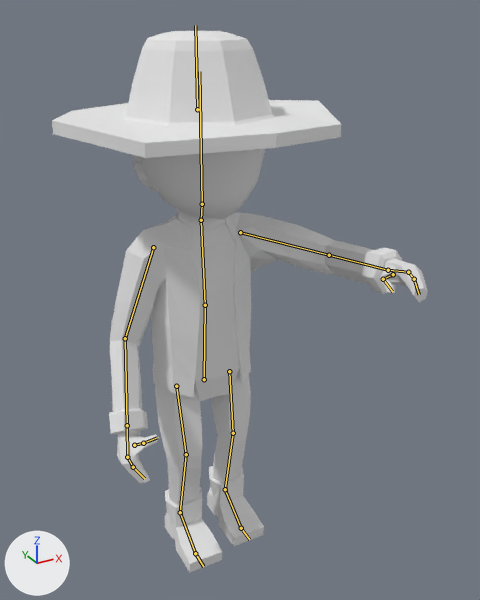
An edit to the Blender file OutofLight/Assets/Graphics/PlayerCharacter/Dave - Blend/Dave eGEN.blend, drawn before and after from the same camera.
The view is the same before and after, from a camera (50 mm lens) standing at (-0.724, -1.543, 1.553) and looking at (0.083, -0.076, 0.819). Lighting does not change. The marker at lower left points along +X, +Y and +Z. Both versions are drawn at frame 20 of the action 'Stand still'; the numbers are the values there. The bones that bend it are drawn over the model as lines.

Names of what the first picture shows: 'Character'.
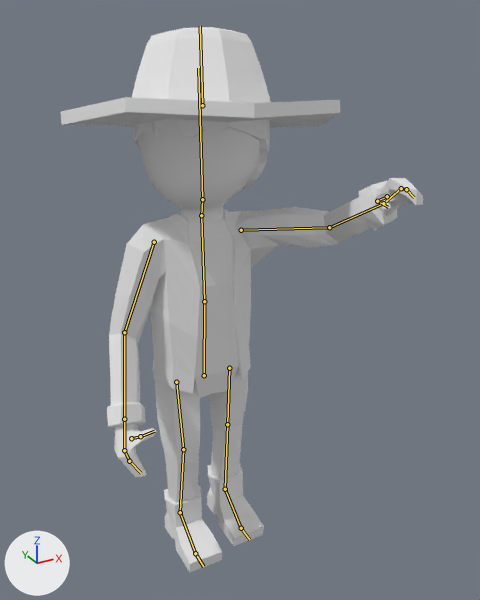
What differs and where, as boxes (x1, y1, x2, y2) in the pictures (480 x 600 px):
'Character', posed
    before: (52, 31, 428, 573)
    after: (61, 27, 423, 573)
bone 'Torso', root to tip
    before: (204, 379) to (205, 305)
    after: (204, 375) to (204, 301)
bone 'Chest', root to tip
    before: (205, 305) to (201, 220)
    after: (204, 301) to (201, 215)
bone 'Head', root to tip
    before: (202, 204) to (199, 71)
    after: (202, 199) to (198, 68)
bone 'Upper Arm.L', root to tip
    before: (240, 232) to (329, 255)
    after: (241, 230) to (329, 227)

What changed in the scene script:
```text
Change bone_torso:
    where bone_torso = bpy.data.objects['Armature'].pose.bones['Torso']  # child of 'Root'
    bone_torso.location: (-0.02, -0.14, 0.09) -> (-0.06, -0.07, 0.19)
Change bone_chest:
    where bone_chest = bpy.data.objects['Armature'].pose.bones['Chest']  # child of 'Torso'
    bone_chest.rotation_quaternion: (1.0, 0.0, 0.0, 0.0) -> (1.0, -0.017, -0.008, -0.012)  # degrees (0, 0, 0) -> degrees (-2, -1, -1)
Change bone_head:
    where bone_head = bpy.data.objects['Armature'].pose.bones['Head']  # child of 'Neck'
    bone_head.rotation_quaternion: (1.0, 0.0, 0.0, 0.0) -> (0.895, 0.076, -0.418, -0.009)  # degrees (0, 0, 0) -> degrees (13, -49, -7)
Change bone_upper_arm_l:
    where bone_upper_arm_l = bpy.data.objects['Armature'].pose.bones['Upper Arm.L']  # child of 'Chest'
    bone_upper_arm_l.rotation_quaternion: (0.836, 0.246, 0.101, -0.479) -> (0.775, 0.284, -0.03, -0.561)  # degrees (20, 24, -55) -> degrees (30, 16, -68)
```
